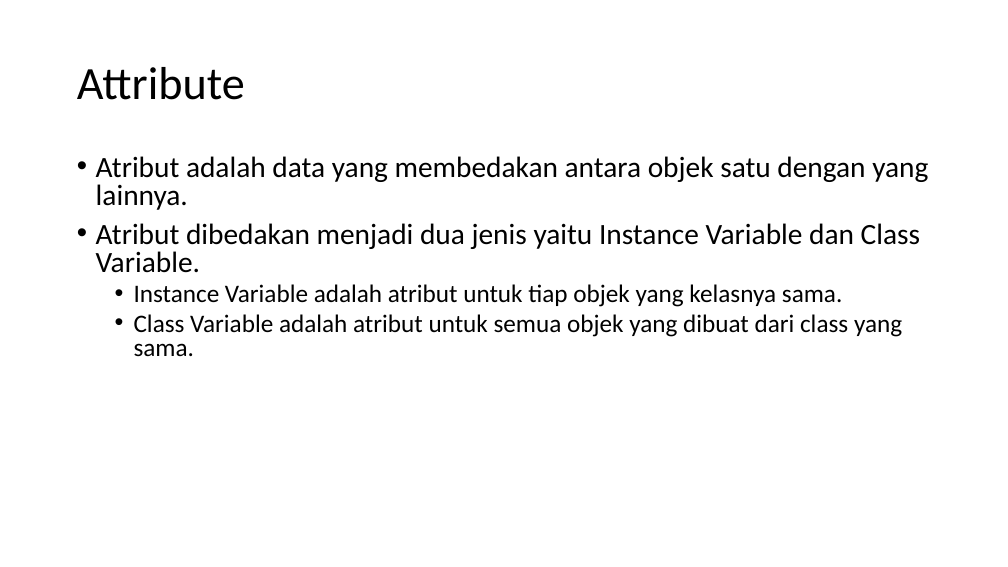
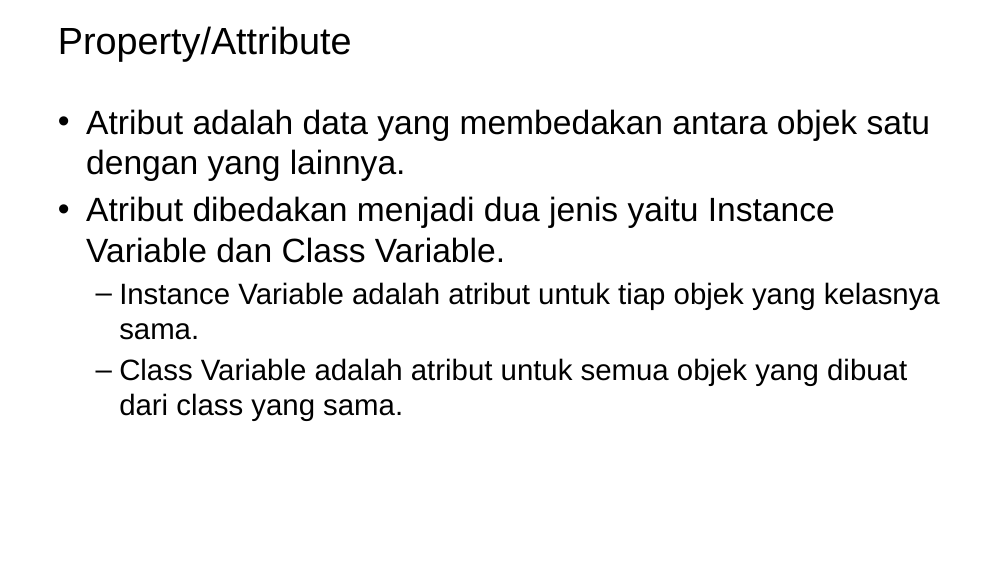
Before and after one commit to ruang-belajar/oop, a slide deck: slide 21 of pptx/pbo-pertemuan-1.pptx (slide 19 before the commit). Drawn at 1008x567 pixels with LibreOffice and Linux fonts; fonts in the diff are those of the drawing; background and template pictures are left out. Boxes give left, top, right and bottom in pixels: in the first picture for what was removed or moved away, otherwise in the second. Text is boxed around its words. In the diff, an @@ line names an element or a change of style, - is before the commit and + after.

```diff
--- a/pptx/pbo-pertemuan-1.pptx
+++ b/pptx/pbo-pertemuan-1.pptx
@@ title at bbox=[58, 26, 352, 62]: text changed; size 44 to 36 pt; font Calibri to Arial @@
-Attribute
+Property/Attribute
@@ text "Atribut adalah data yang membedakan ...": place and size @@
-text "Atribut adalah data yang membedakan ..." at bbox=[96, 156, 928, 357]
+text "Atribut adalah data yang membedakan ..." at bbox=[86, 109, 940, 421]
@@ text "Atribut adalah data yang membedakan ..." at bbox=[86, 109, 940, 421]: size 28 to 32 pt in "Atribut adalah data yang membedakan antara objek ...", "Atribut dibedakan menjadi dua jenis yaitu Instance ..."; font Calibri to Arial; size 24 to 28 pt in "Instance Variable adalah atribut untuk tiap objek ...", "Class Variable adalah atribut untuk semua objek ..."; indent changed; line spacing 0.8 to 1; less space between paragraphs; bullet • to – @@
```
Also in this commit, not shown: 13 other slides changed, 12 slides added, 14 slides removed, 1 other file.
